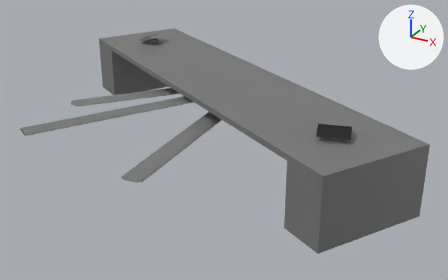
An edit to the Blender file Detsa/Gişe.blend, drawn before and after from the same camera.
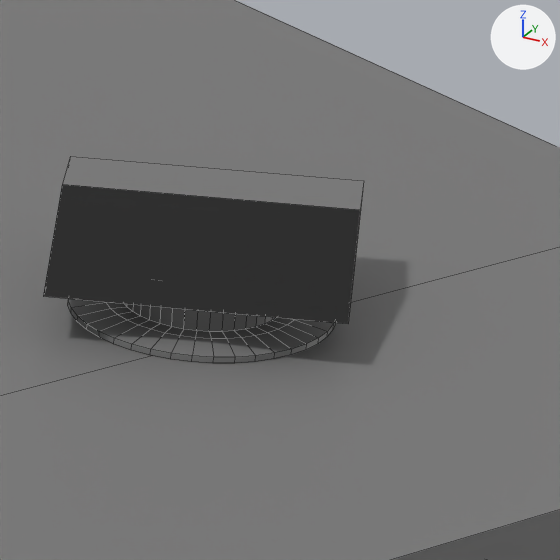
Each version appears first whole from a camera (50 mm lens) standing at (0.09981, -0.79383, 0.95879) and looking at (0.08777, -0.77194, 0.94784), and next in a close-up on the part from 69% to 84% of the width and 37% to 59% of the height. The axes (+X, +Y, +Z) are drawn at upper right. The lights are the same throughout. The close-ups show mesh edges as thin lines.
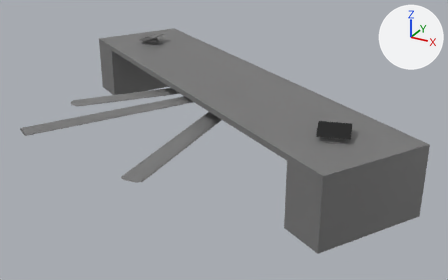
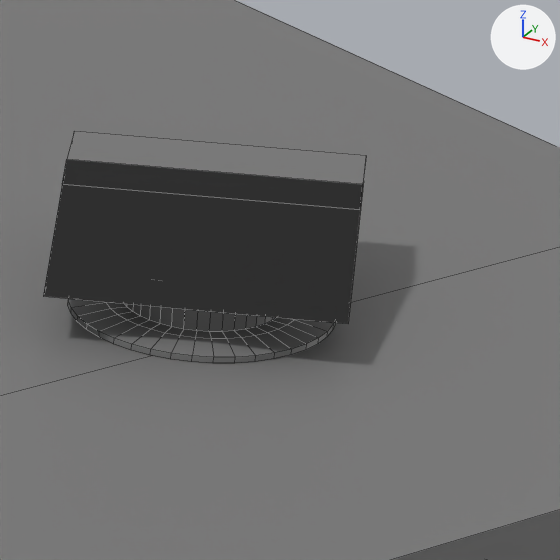
Commit message: Gişe fix

Patch to the scene script:
```diff
--- a/Detsa/Gişe.blend.py
+++ b/Detsa/Gişe.blend.py
@@ me_cylinder_004 @@
 # used by ob_cylinder_004; location = (0.087007, -0.77145, 0.95); scale = (0.0228, 0.0228, 0.00292)
-me_cylinder_004.from_pydata(...)  # 1487 vertices, 1299 faces; spans x -0.401..0.425, y -0.332..0.321, z -0.854..0.236
+me_cylinder_004.from_pydata(...)  # 1507 vertices, 1319 faces; spans x -0.401..0.425, y -0.332..0.321, z -0.854..0.253
+# me_cylinder_004 part 1
+# 2 faces are deleted
+# 20 vertices are added at x -0.261..0.315, y -0.149..0.205, z 0.23..0.253
+# 17 new faces join them, mat_gişe (grey #787878)
+# 5 new faces join them, mat_lcd_screen (black #000000)
 me_cylinder_004.materials.append(mat_gişe)
```

Where the change shows, as pixel boxes (x1, y1, x2, y2) in the close-ups (560 x 560 px):
part 1 of me_cylinder_004, built on
    before: (63, 156, 364, 210)
    after: (62, 132, 366, 210)
